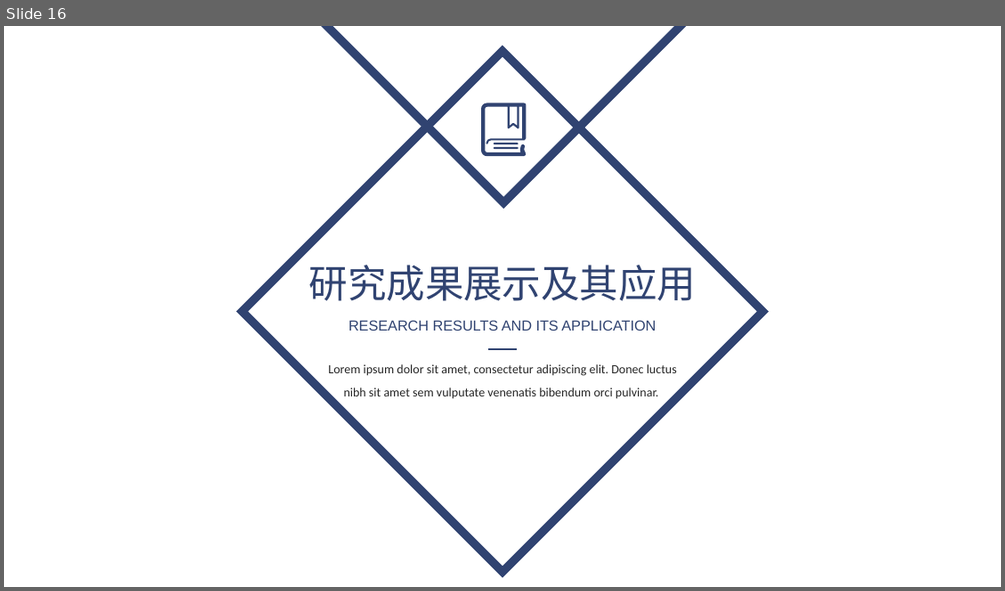
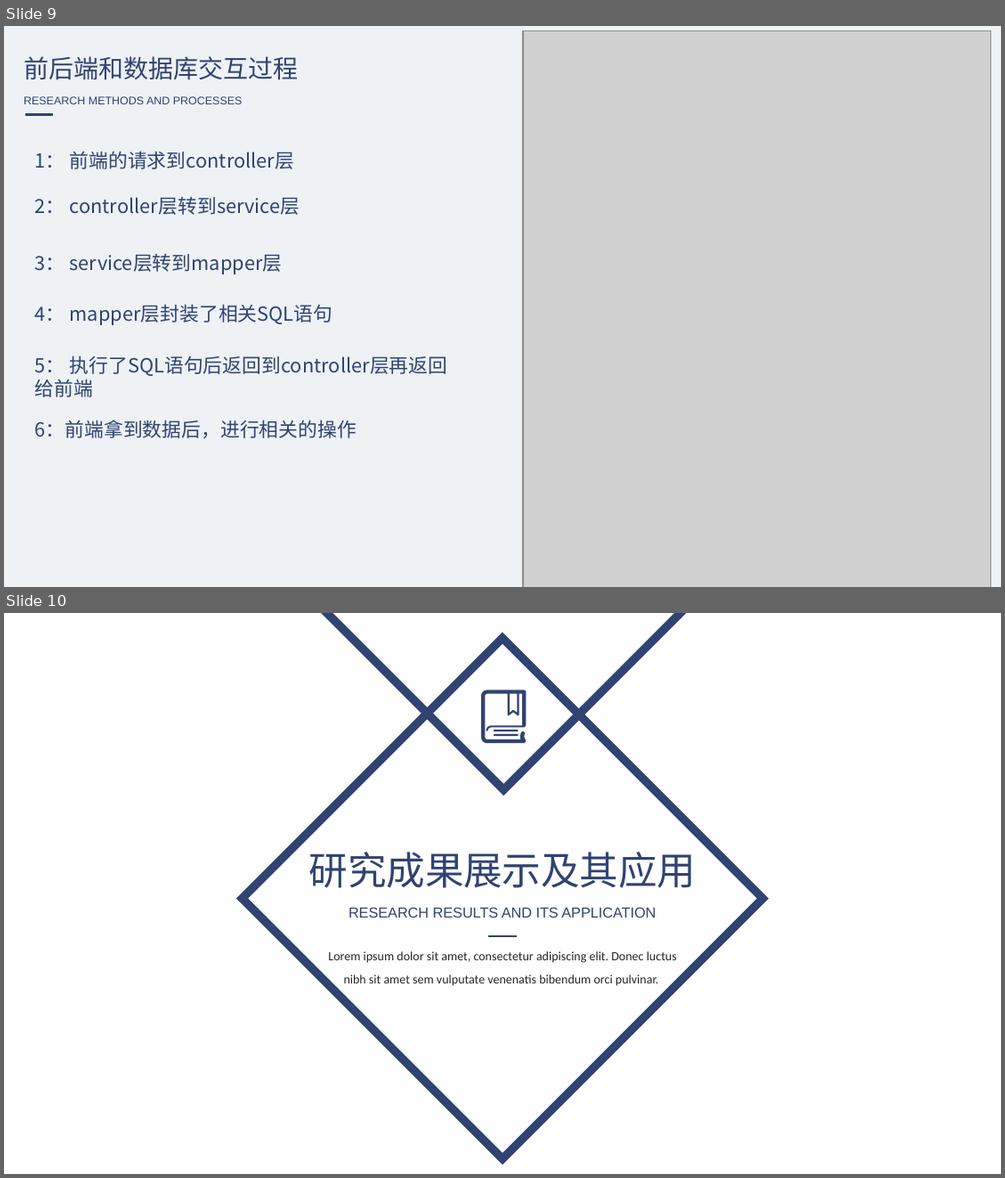
Before and after one commit to liangwei0101/physical-Examination-H5, a slide deck: 毕业设计.pptx. Shown one above the other, each under a label of ours: slide 16 before the commit, slides 9 and 10 after it. The pictures are 1005x591 and 1005x1178 pixels, drawn with LibreOffice and Linux fonts; fonts in the diff are those of the drawing; grey boxes stand for pictures; background and template pictures are left out. Boxes give left, top, right and bottom in pixels: in the first picture for what was removed or moved away, otherwise in the second. Text is boxed around its words. In the diff, an @@ line names an element or a change of style, - is before the commit and + after.

```diff
--- a/毕业设计.pptx
+++ b/毕业设计.pptx
@@ slide 9 added at (4,26,1001,587), background #EEF2F5 @@
@@ picture added at (524,31,992,587) @@
@@ text added at (24,56,298,80), 18 pt, text #304371 @@
+前后端和数据库交互过程
@@ text added at (24,96,243,104), 8 pt, text #304371 @@
+RESEARCH METHODS AND PROCESSES
@@ line added from (25, 115) to (53, 115), #304371 1.5 pt @@
@@ text added at (35,151,295,169), 14 pt, text #304371 @@
+1： 前端的请求到controller层
@@ text added at (35,197,300,215), 14 pt, text #304371 @@
+2： controller层转到service层
@@ text added at (35,254,283,274), 14 pt, text #304371 @@
+3： service层转到mapper层
@@ text added at (35,304,333,325), 14 pt, text #304371 @@
+4： mapper层封装了相关SQL语句
@@ text added at (35,355,448,376), 14 pt, text #304371 @@
+5： 执行了SQL语句后返回到controller层再返回给前端
@@ text added at (35,419,356,438), 14 pt, text #304371 @@
+6：前端拿到数据后，进行相关的操作
@@ what was slide 16 is now slide 10 @@
```
Also in this commit, not shown: 3 slides changed, 5 other slides added, 2 slides removed.
